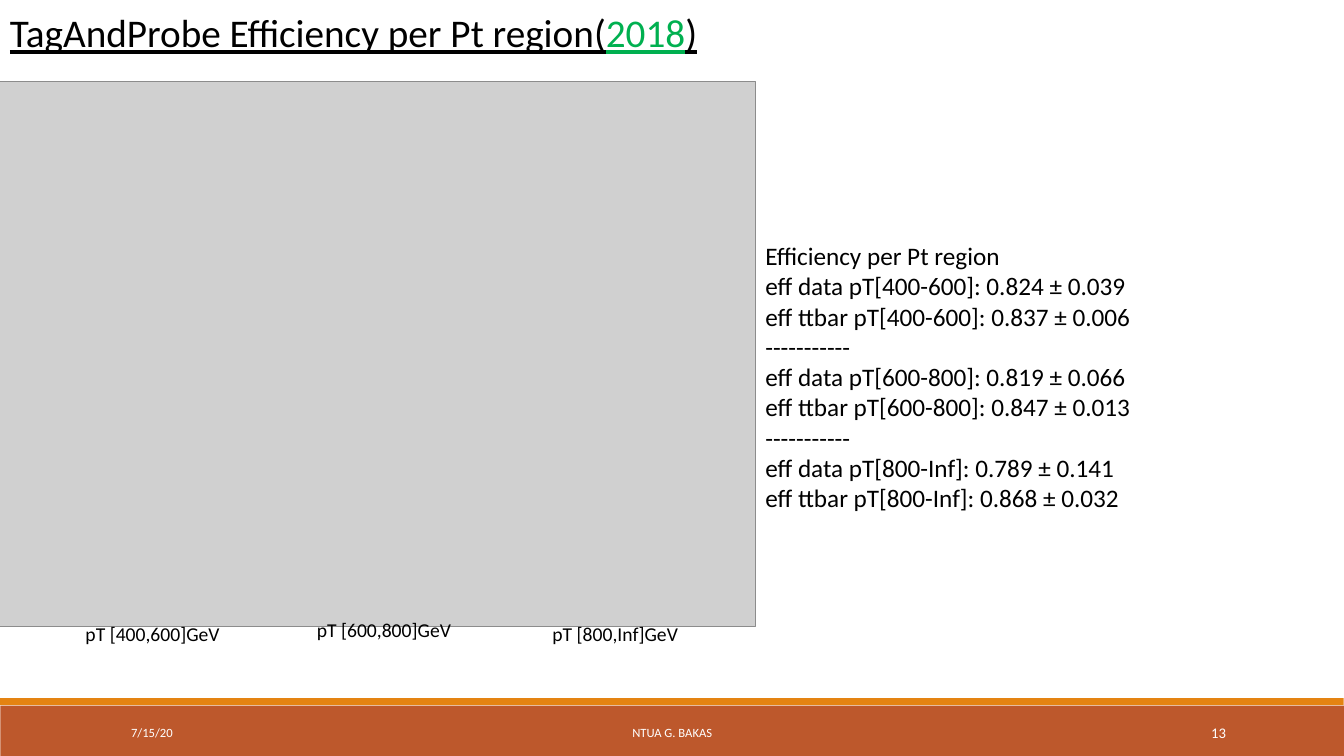
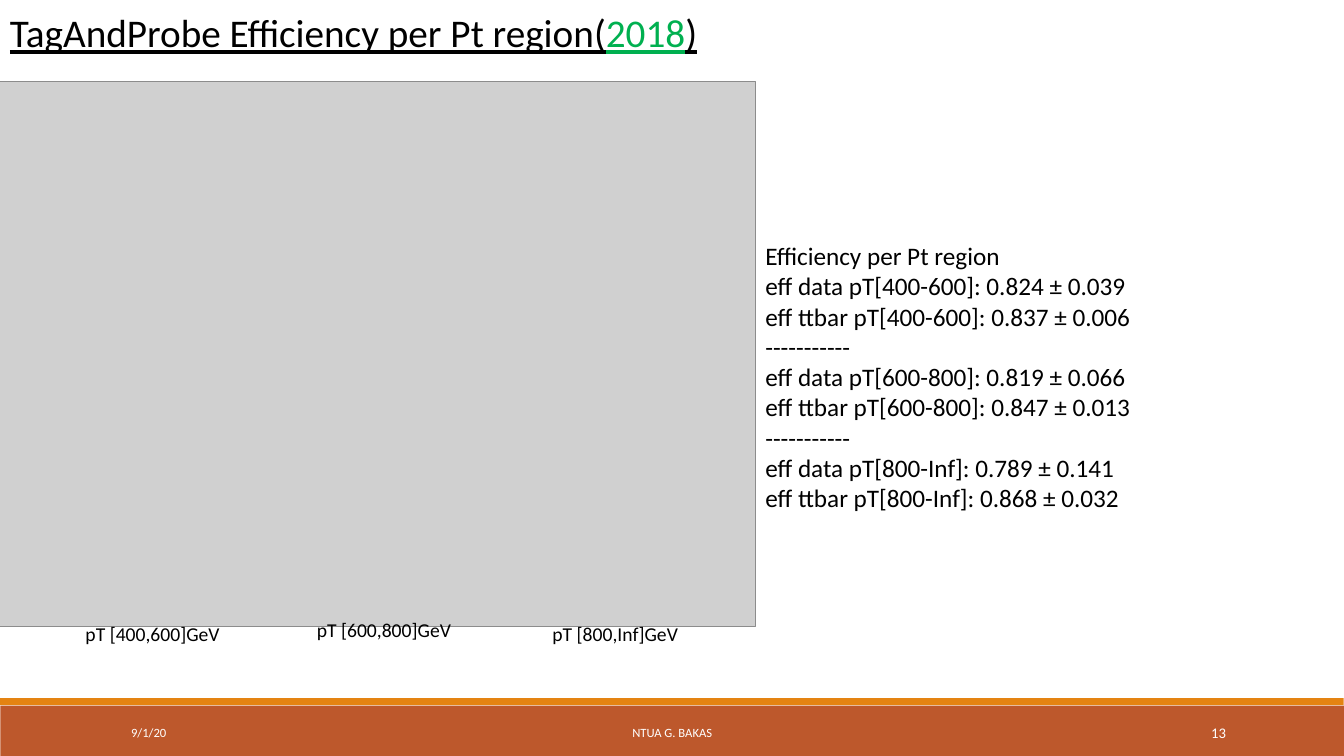
Before and after one commit to georgebakas/HEP-NTUA, a slide deck: slide 13 of Weekly Meetings/HEP_Weekly_15July2020.pptx. Drawn at 1344x756 pixels with LibreOffice and Linux fonts; fonts in the diff are those of the drawing; grey boxes stand for pictures; background and template pictures are left out. Boxes give left, top, right and bottom in pixels: in the first picture for what was removed or moved away, otherwise in the second. Text is boxed around its words. In the diff, an @@ line names an element or a change of style, - is before the commit and + after.

```diff
--- a/Weekly Meetings/HEP_Weekly_15July2020.pptx
+++ b/Weekly Meetings/HEP_Weekly_15July2020.pptx
@@ text at <box>131,728,166,738</box>: text changed @@
-7/15/20
+9/1/20
```
Also in this commit, not shown: 11 other slides changed, 14 other files.
